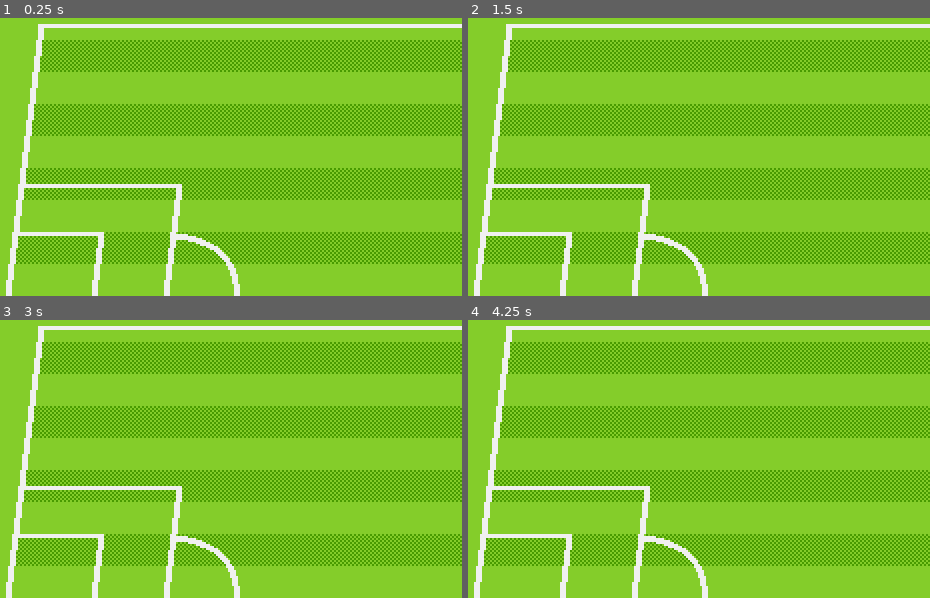
Above: before the commit, frames 1-4 (two rows, left to right).
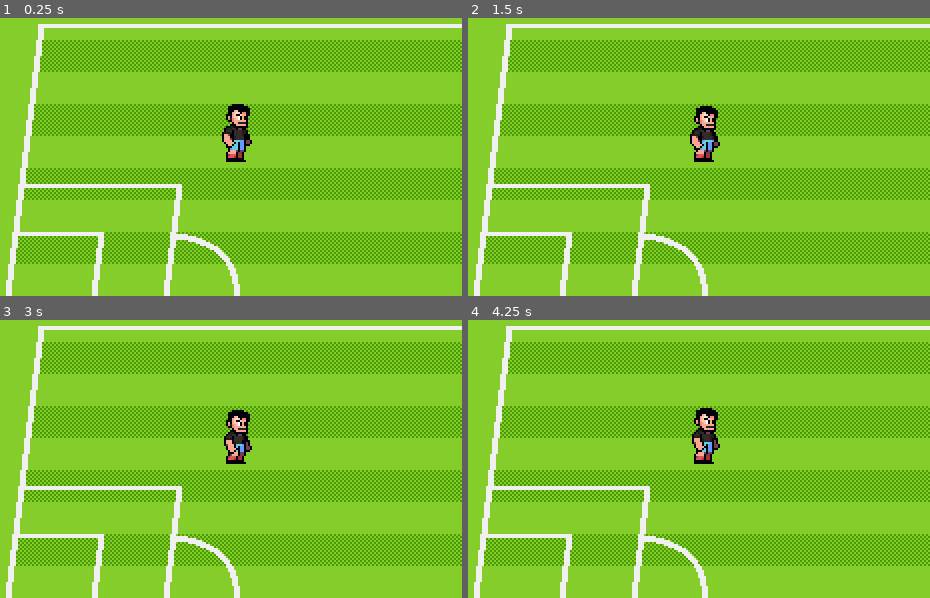
Above: after the commit, the same moments.

Repository: ifarrell625/Juego-Futbol
Game: Godot game, scene res://scenes/world.tscn
Same seed, same stepped clock (60 frames per second), same inputs: the game is played once before the commit and once after it.
Inputs:
- Up to frame 1 (0.25 s): no input
- Up to frame 2 (1.5 s): no input
- Up to frame 3 (3 s): no input
- Up to frame 4 (4.25 s): no input

The runs differ from the first frame. In frame 1, 1.0% of the frame differs, in the area x 48-55%, y 30-52%; in frame 2, 0.9%; in frame 3, 0.9%; in frame 4, 0.9%.

Commit message:
added static player with idle animation

Diff:
--- /dev/null
+++ b/scenes/characters/player.tscn
@@ -0,0 +1,64 @@
+[gd_scene format=3 uid="uid://deh4xt0wo3wrg"]
+
+[ext_resource type="Texture2D" uid="uid://uislcr50j0wd" path="res://assets/art/characters/soccer-player.png" id="1_rp718"]
+
+[sub_resource type="Animation" id="Animation_yewv4"]
+length = 0.001
+tracks/0/type = "value"
+tracks/0/imported = false
+tracks/0/enabled = true
+tracks/0/path = NodePath("PlayerSprite:frame")
+tracks/0/interp = 1
+tracks/0/loop_wrap = true
+tracks/0/keys = {
+"times": PackedFloat32Array(0),
+"transitions": PackedFloat32Array(1),
+"update": 1,
+"values": [0]
+}
+
+[sub_resource type="Animation" id="Animation_76oj4"]
+resource_name = "idle"
+length = 0.6
+loop_mode = 1
+step = 0.15
+tracks/0/type = "value"
+tracks/0/imported = false
+tracks/0/enabled = true
+tracks/0/path = NodePath("PlayerSprite:frame")
+tracks/0/interp = 1
+tracks/0/loop_wrap = true
+tracks/0/keys = {
+"times": PackedFloat32Array(0, 0.15, 0.3, 0.45000002),
+"transitions": PackedFloat32Array(1, 1, 1, 1),
+"update": 1,
+"values": [0, 1, 2, 3]
+}
+
+[sub_resource type="AnimationLibrary" id="AnimationLibrary_dyp2m"]
+_data = {
+&"RESET": SubResource("Animation_yewv4"),
+&"idle": SubResource("Animation_76oj4")
+}
+
+[sub_resource type="CapsuleShape2D" id="CapsuleShape2D_rp718"]
+radius = 4.0
+height = 18.0
+
+[node name="Player" type="CharacterBody2D" unique_id=1436297331]
+
+[node name="PlayerSprite" type="Sprite2D" parent="." unique_id=500018653]
+position = Vector2(-16, -32)
+texture = ExtResource("1_rp718")
+centered = false
+hframes = 6
+vframes = 13
+
+[node name="AnimationPlayer" type="AnimationPlayer" parent="." unique_id=1057626897]
+libraries/ = SubResource("AnimationLibrary_dyp2m")
+autoplay = &"idle"
+
+[node name="CollisionShape2D" type="CollisionShape2D" parent="." unique_id=45018726]
+position = Vector2(0, -3)
+rotation = 1.5707964
+shape = SubResource("CapsuleShape2D_rp718")
--- a/scenes/world.tscn
+++ b/scenes/world.tscn
@@ -3,6 +3,7 @@
 [ext_resource type="Texture2D" uid="uid://cksmokfb51vwp" path="res://assets/art/backgrounds/pitch-background.png" id="1_4wyf3"]
 [ext_resource type="Texture2D" uid="uid://cvqbv5trpyx02" path="res://assets/art/backgrounds/pitch-pattern.png" id="2_k0juu"]
 [ext_resource type="Texture2D" uid="uid://ca72frlsto4vo" path="res://assets/art/backgrounds/pitch-lines.png" id="3_71j4m"]
+[ext_resource type="PackedScene" uid="uid://deh4xt0wo3wrg" path="res://scenes/characters/player.tscn" id="4_k0juu"]
 
 [node name="World" type="Node2D" unique_id=1238256659]
 
@@ -22,3 +23,6 @@
 modulate = Color(0.9411765, 0.9411765, 0.9411765, 1)
 texture = ExtResource("3_71j4m")
 centered = false
+
+[node name="Player" parent="." unique_id=1436297331 instance=ExtResource("4_k0juu")]
+position = Vector2(168, 113)
